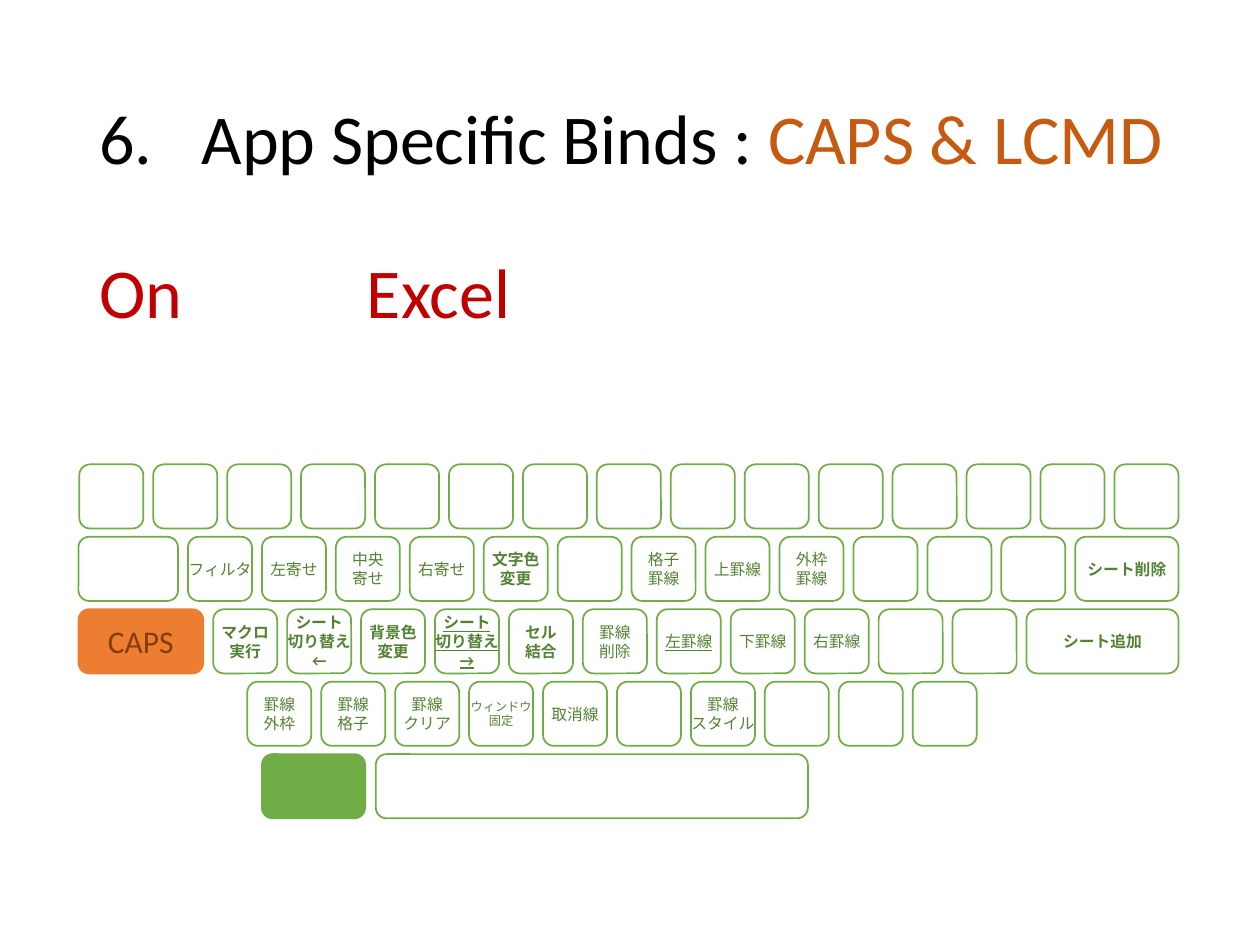
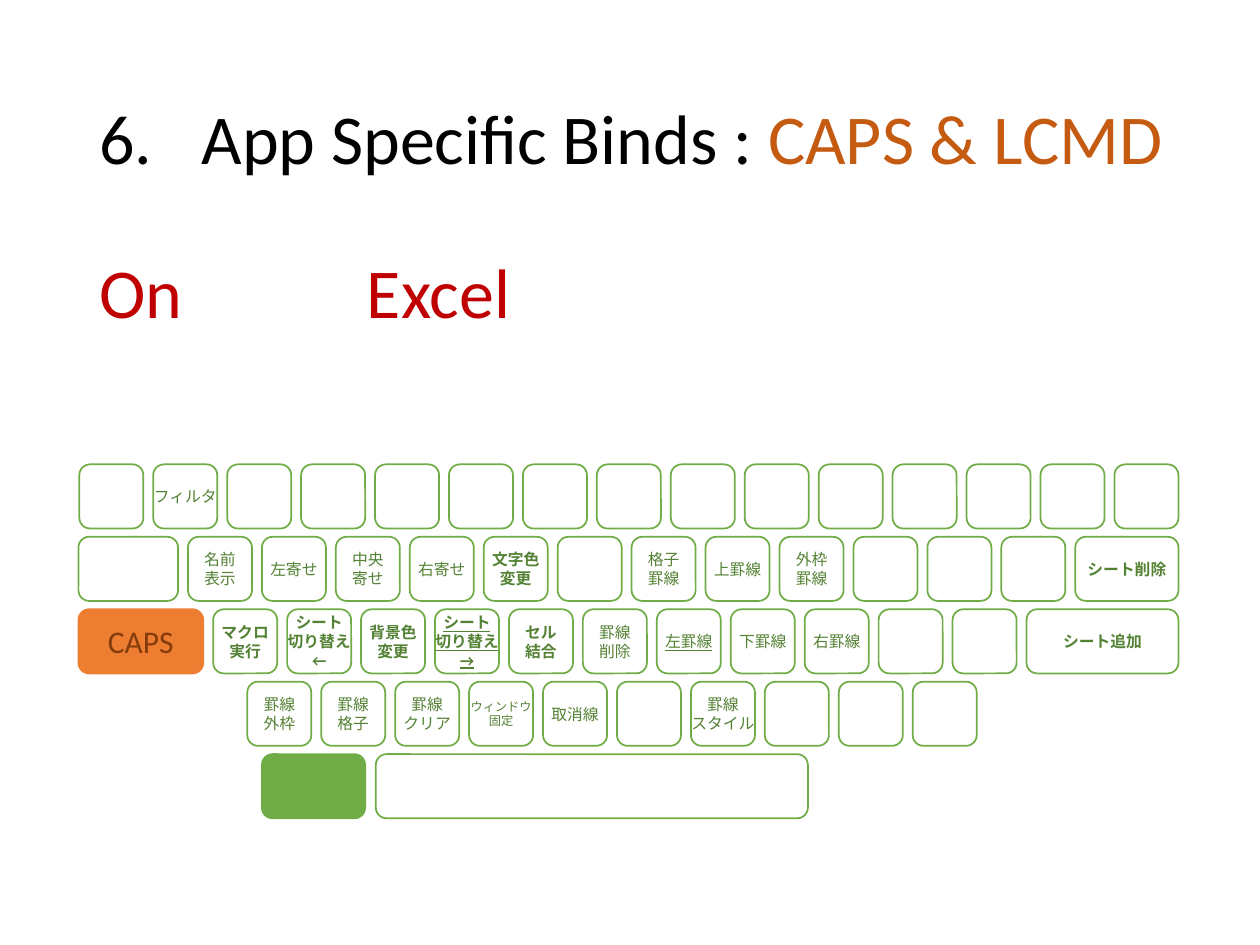
Before and after one commit to ittooo66/myAHK, a slide deck: slide 14 of MANUAL.pptx. Drawn at 1260x945 pixels with LibreOffice and Linux fonts; fonts in the diff are those of the drawing. Boxes give left, top, right and bottom in pixels: in the first picture for what was removed or moved away, otherwise in the second. Text is boxed around its words. In the diff, an @@ line names an element or a change of style, - is before the commit and + after.

```diff
--- a/MANUAL.pptx
+++ b/MANUAL.pptx
@@ rounded rectangle "フィルタ": place and size @@
-rounded rectangle "フィルタ" at [188, 537, 252, 601]
+rounded rectangle "フィルタ" at [154, 465, 218, 529]
@@ rounded rectangle removed at [154, 465, 218, 529] @@
@@ rounded rectangle added at [188, 537, 252, 601], fill #FFFFFF, outline #70AD47 1 pt, 9 pt, text #548235 @@
+名前
+表示
```
Also in this commit, not shown: 3 other slides changed, 1 other file.
